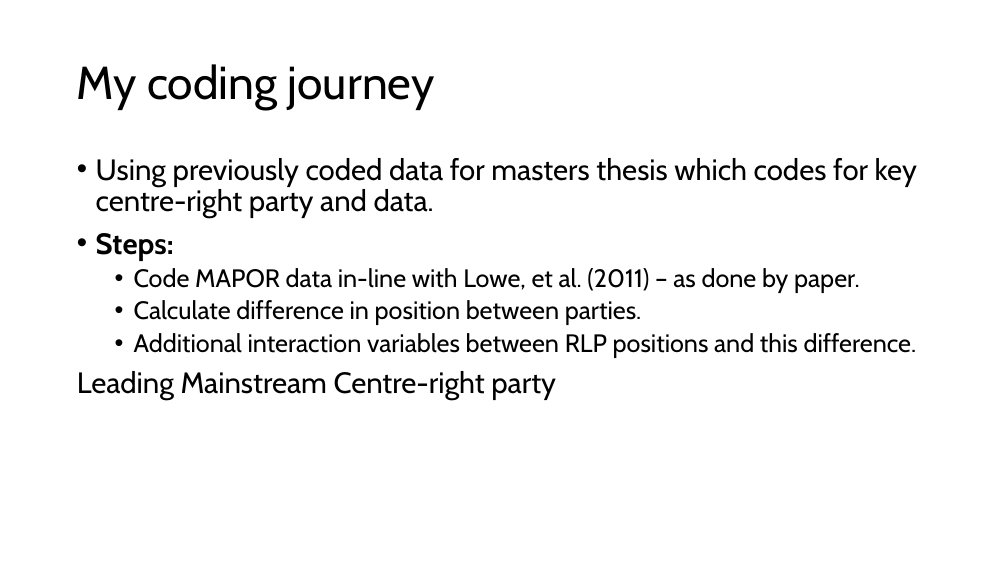
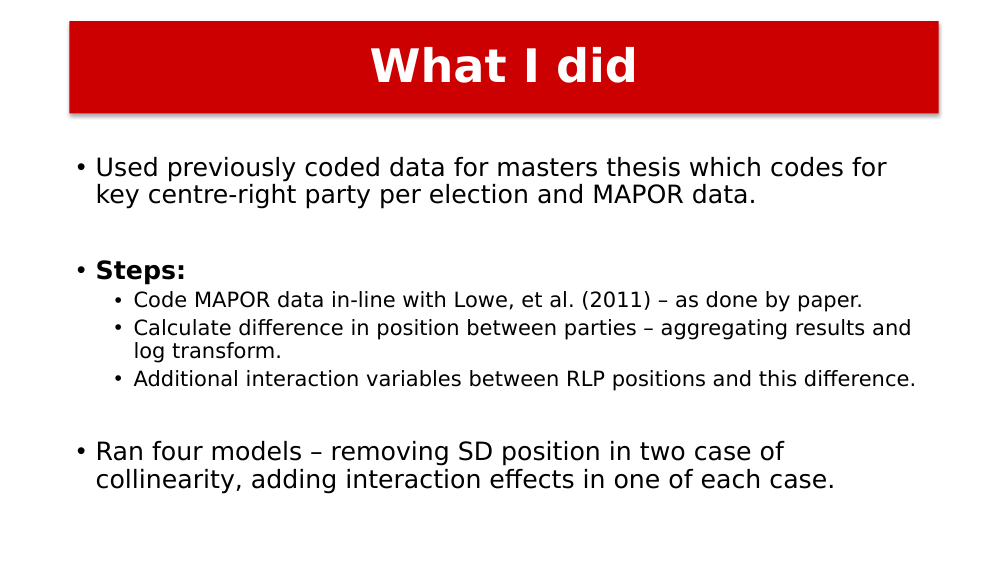
Before and after one commit to dlcy-dc/StatsII_2026, a slide deck: slide 16 of replication/my_replication/Replication paper powerpoint.pptx (slide 12 before the commit). Drawn at 1008x567 pixels with LibreOffice and Linux fonts; fonts in the diff are those of the drawing. Boxes give left, top, right and bottom in pixels: in the first picture for what was removed or moved away, otherwise in the second. Text is boxed around its words. In the diff, an @@ line names an element or a change of style, - is before the commit and + after.

```diff
--- a/replication/my_replication/Replication paper powerpoint.pptx
+++ b/replication/my_replication/Replication paper powerpoint.pptx
@@ rectangle added at (70,21,939,113), fill #CC0000, 44 pt, text #FFFFFF, bold @@
+What I did
@@ title removed at (77,64,435,110) @@
-My coding journey
@@ text at (96,157,887,209): text changed; size 28 to 24 pt; font Cabin to DejaVu Sans @@
-• Using previously coded data for masters thesis which codes for key centre-right party and data.
+• Used previously coded data for masters thesis which codes for key centre-right party per election and MAPOR data.
@@ text at (96,260,916,391): size 28 to 24 pt in "Steps:"; font Cabin to DejaVu Sans in "Steps:", "Code MAPOR data in-line with Lowe, et ...", "Additional interaction variables between RLP positions and ..."; size 24 to 20 pt in "Code MAPOR data in-line with Lowe, et ...", "Additional interaction variables between RLP positions and ..." @@
@@ text at (134,319,912,363): text changed; size 24 to 20 pt; font Cabin to DejaVu Sans @@
-  • Calculate difference in position between parties.
+  • Calculate difference in position between parties – aggregating results and log transform.
@@ text at (96,441,835,494): text changed; size 28 to 24 pt; font Cabin to DejaVu Sans @@
-Leading Mainstream Centre-right party
+• Ran four models – removing SD position in two case of collinearity, adding interaction effects in one of each case.
```
Also in this commit, not shown: 13 other slides changed, 5 slides added, 1 slide removed.
